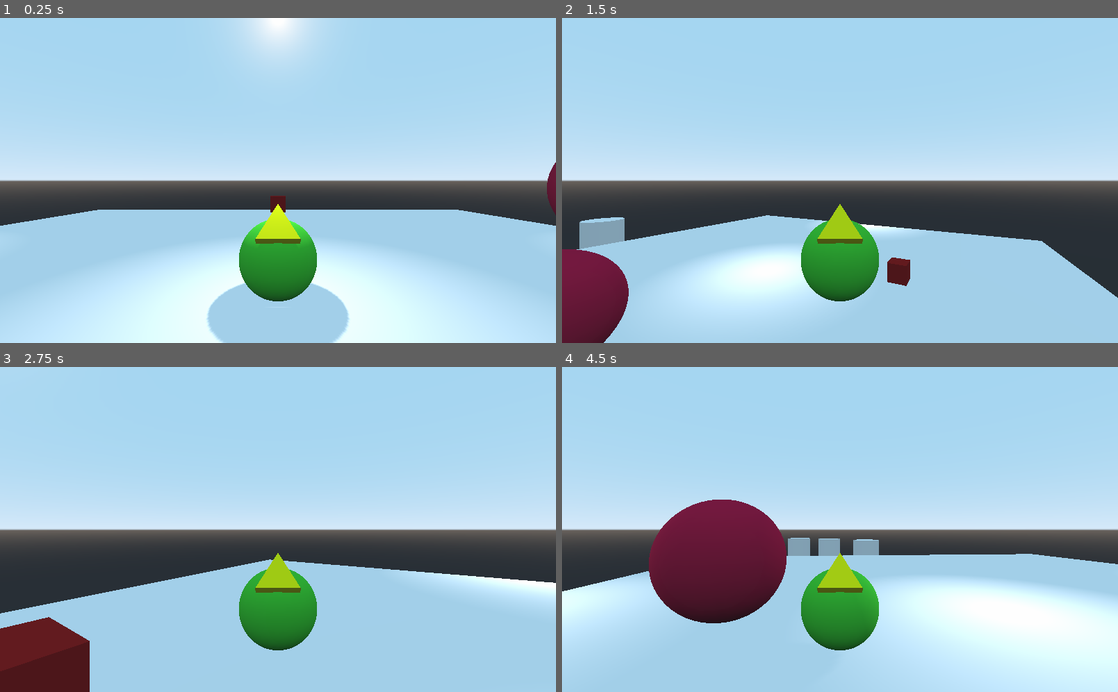
Above: before the commit, frames 1-4 (two rows, left to right).
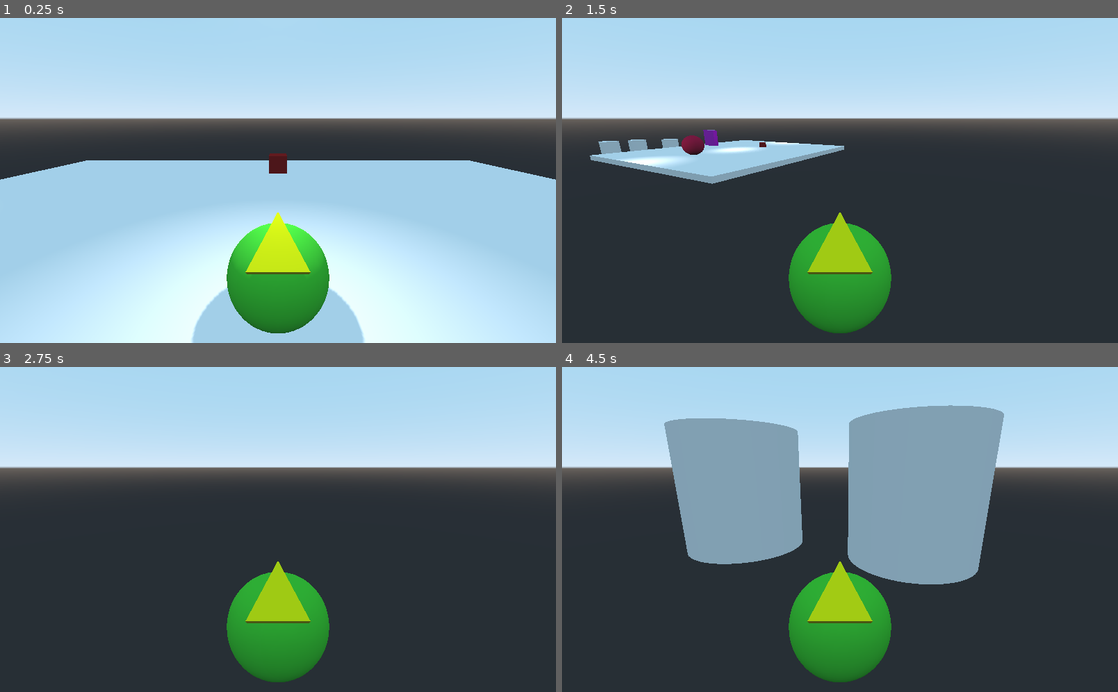
Above: after the commit, the same moments.

Repository: codemonsters/re-play
Game: Godot game, scene res://Main.tscn
Same seed, same stepped clock (60 frames per second), same inputs: the game is played once before the commit and once after it.
Inputs (mouse positions are in pixels of both pictures, inside the frame that each line leads up to):
- Up to frame 1 (0.25 s): no input
- Up to frame 2 (1.5 s): move the mouse to (962, 164) at 0.52 s; hold A (a) 0.53-1.28 s; tap Space (jump) at 0.77 s; tap D (d) at 0.8, 1.35 s; move the mouse to (728, 196) at 1.27 s
- Up to frame 3 (2.75 s): tap Space (jump) at 1.52 s; tap Shift (grab) at 1.55, 2.1 s; move the mouse to (333, 458) at 2.02 s; hold S (s) from 2.03 s (still down)
- Up to frame 4 (4.5 s): move the mouse to (812, 594) at 2.77 s; release S (s) at 2.78 s; tap S (s) at 2.85 s; tap Space (jump) at 3.02, 3.77 s; tap W (w) at 3.05 s; move the mouse to (1006, 578) at 3.52 s; hold W (w) 3.53-4.28 s; tap A (a) at 3.8, 4.35 s; move the mouse to (673, 480) at 4.27 s

The runs differ from the first frame. In frame 1, 45% of the frame differs, in the area x 0-100%, y 0-100%; in frame 2, 62%; in frame 3, 64%; in frame 4, 77%, in the area x 0-100%, y 11-100%.

Commit message:
Agarre III

Diff:
--- a/3d/Jugador.gd
+++ b/3d/Jugador.gd
@@ -1,14 +1,13 @@
 extends KinematicBody
 
 var gravity = Vector3.DOWN * 10
-var baseSpeed = 4
+var baseSpeed = 4 * 5
 var speed = baseSpeed
 var jumpSpeed = 6
 var spin = 0.1
 
 var bodiesInGrabArea = []
 var bodyGrabbing = Node
-var grabRelativePosition = Vector3()
 var grabbing = false
 var getGrab = [Node, Vector3(), false]
 
@@ -37,8 +36,7 @@
 	if Input.is_action_just_pressed("grab"):
 		getGrab = grabBody(bodiesInGrabArea)
 		bodyGrabbing = getGrab[0]
-		grabRelativePosition = getGrab[1]
-		grabbing = getGrab[2]
+		grabbing = getGrab[1]
 	if Input.is_action_just_released("grab"):
 		grabbing = false
 		bodiesInGrabArea = releaseBody(bodiesInGrabArea, bodyGrabbing)
@@ -46,10 +44,10 @@
 func grabBody(listOfBodies):
 	if listOfBodies.size() > 1:
 		var bodyGrabbing = listOfBodies[1]
-		var grabRelativePosition = bodyGrabbing.global_transform.origin - self.global_transform.origin #NO FUNCIONA
-		return [bodyGrabbing, grabRelativePosition, true]
+		self.get_node("Pos").global_transform.origin = (2 * bodyGrabbing.global_transform.origin) - self.global_transform.origin
+		return [bodyGrabbing, true]
 	else:
-		return [Node, Vector3(), false]
+		return [Node, false]
 
 func releaseBody(listOfBodies, bodyGrabbing):
 	if grabbing:
@@ -69,6 +67,7 @@
 	getInput()
 	velocity = move_and_slide(velocity, Vector3.UP)
 	#velocity = move_and_slide(velocity, Vector3.UP, false, 4, 0.785398, false)
+	#move_and_collide(velocity)
 	if jump and standingOnFloor:
 		velocity.y = jumpSpeed
 		airVelocity = velocity
@@ -81,8 +80,7 @@
 		global_transform.origin.y = 1.25
 		global_transform.origin.z = 0
 	if grabbing:
-		bodyGrabbing.global_transform.origin = self.global_transform.origin + grabRelativePosition
-		#bodyGrabbing.look_at(get_node("GrabLook").global_transform.origin, Vector3.UP)
+		bodyGrabbing.global_transform.origin = (self.global_transform.origin + self.get_node("Pos").global_transform.origin) / 2
 		bodyGrabbing.set_rotation(self.get_rotation())
 
 func _on_GrabArea_body_entered(body):
--- a/3d/Jugador.tscn
+++ b/3d/Jugador.tscn
@@ -34,7 +34,7 @@
 shape = SubResource( 3 )
 
 [node name="Camera" type="Camera" parent="KinematicBody"]
-transform = Transform( 1, 0, 0, 0, 1, 0, 0, 0, 1, 0, 1, 3 )
+transform = Transform( 1, 0, 0, 0, 0.965926, 0.258819, 0, -0.258819, 0.965926, 0, 1.5, 2 )
 
 [node name="Pointer" type="MeshInstance" parent="KinematicBody"]
 transform = Transform( -1, -2.30405e-07, -2.30405e-07, 0, 0.707107, -0.707107, 3.25841e-07, -0.707107, -0.707107, 0, 0.5, 0.25 )
@@ -47,6 +47,7 @@
 [node name="CollisionShape" type="CollisionShape" parent="KinematicBody/GrabArea"]
 shape = SubResource( 6 )
 
-[node name="GrabLook" type="Position3D" parent="KinematicBody"]
+[node name="Pos" type="Position3D" parent="KinematicBody"]
+transform = Transform( 1, 0, 0, 0, 1, 0, 0, 0, 1, 0, 0, -0.5 )
 [connection signal="body_entered" from="KinematicBody/GrabArea" to="KinematicBody" method="_on_GrabArea_body_entered"]
 [connection signal="body_exited" from="KinematicBody/GrabArea" to="KinematicBody" method="_on_GrabArea_body_exited"]
--- a/3d/Main.tscn
+++ b/3d/Main.tscn
@@ -1,7 +1,8 @@
-[gd_scene load_steps=15 format=2]
+[gd_scene load_steps=19 format=2]
 
 [ext_resource path="res://Jugador.tscn" type="PackedScene" id=1]
 [ext_resource path="res://RigidBody.gd" type="Script" id=2]
+[ext_resource path="res://sweep.gd" type="Script" id=3]
 
 [sub_resource type="SpatialMaterial" id=1]
 albedo_color = Color( 0.607843, 0.0862745, 0.0862745, 1 )
@@ -31,6 +32,17 @@
 
 [sub_resource type="ConvexPolygonShape" id=10]
 points = PoolVector3Array( 0, 1, 0, 0, 1, 0, 0, 1, 0, 0, 1, 0, 0, 1, 0, 0, 1, 0, 0, 1, 0, 0, 1, 0, 0, 1, 0, 0, 1, 0, 0, …(67826 unchanged characters)…
+
+[sub_resource type="CubeMesh" id=13]
+size = Vector3( 0.5, 2, 2 )
+
+[sub_resource type="SpatialMaterial" id=14]
+albedo_color = Color( 0.909804, 0.0627451, 0.980392, 1 )
+metallic = 0.38
+roughness = 0.52
+
+[sub_resource type="ConvexPolygonShape" id=15]
+points = PoolVector3Array( -0.25, 1, 1, 0.25, 1, -1, 0.25, 1, 1, -0.25, 1, -1, -0.25, -1, 1, 0.25, -1, -1, 0.25, -1, 1, -0.25, -1, -1, 0.25, 1, 1, -0.25, 1, -1, 0.25, 1, -1, -0.25, 1, 1, 0.25, -1, 1, -0.25, -1, -1, 0.25, -1, -1, -0.25, -1, 1, 0.25, 1, 1, -0.25, -1, 1, -0.25, 1, 1, 0.25, -1, 1, 0.25, 1, -1, -0.25, -1, -1, -0.25, 1, -1, 0.25, -1, -1 )
 
 [sub_resource type="CylinderMesh" id=11]
 
@@ -86,6 +98,21 @@
 [node name="CollisionShape" type="CollisionShape" parent="RigidBody"]
 shape = SubResource( 10 )
 
+[node name="sweep" type="RigidBody" parent="."]
+transform = Transform( 1, 0, 0, 0, 1, 0, 0, 0, 1, -5, 2, 5 )
+gravity_scale = 0.0
+can_sleep = false
+script = ExtResource( 3 )
+
+[node name="MeshInstance" type="MeshInstance" parent="sweep"]
+transform = Transform( 1, 0, 0, 0, 1, 0, 0, 0, 1, 0, -0.478109, 0 )
+mesh = SubResource( 13 )
+material/0 = SubResource( 14 )
+
+[node name="CollisionShape" type="CollisionShape" parent="sweep"]
+transform = Transform( 1, 0, 0, 0, 1, 0, 0, 0, 1, 0, -0.478109, 0 )
+shape = SubResource( 15 )
+
 [node name="StaticBody2" type="StaticBody" parent="."]
 
 [node name="MeshInstance" type="MeshInstance" parent="StaticBody2"]
--- /dev/null
+++ b/3d/sweep.gd
@@ -0,0 +1,11 @@
+extends RigidBody
+
+var time = 0
+
+func _physics_process(delta):
+	var velocity = self.get_linear_velocity()
+	time += delta
+	velocity.x = sin(time) * 5
+	self.set_linear_velocity(velocity)
+	self.set_angular_velocity(Vector3(0, 0, 0))
+	#self.look_at(Vector3(0, 0, 1), Vector3.UP)
